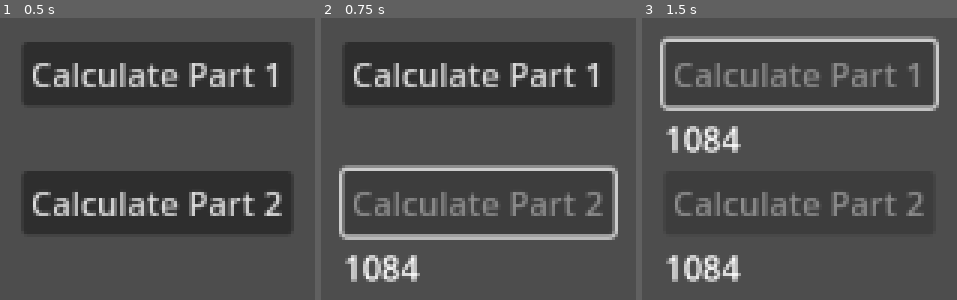
Above: before the commit, frames 1-3 (left to right).
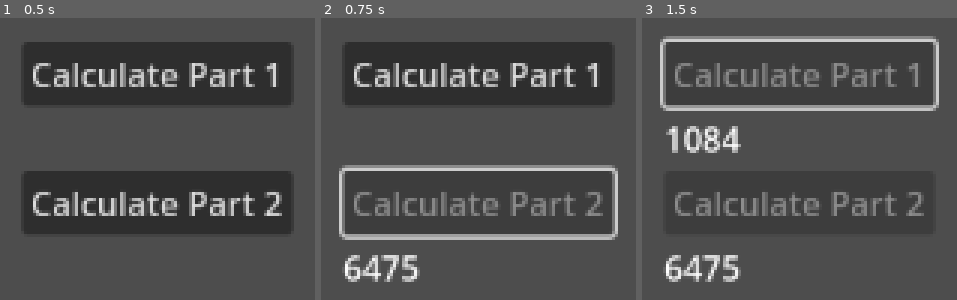
Above: after the commit, the same moments.

Repository: ehj37/Advent-of-Code-2025
Game: Godot game, scene res://day1/day1.tscn
The game is run twice, just before and just after one commit, with the same random seed, the same clock (stepped at 60 frames per second) and the same inputs.
Inputs:
- Up to frame 1 (0.5 s): no input
- Up to frame 2 (0.75 s): click "Calculate Part 2" at 0.5 s
- Up to frame 3 (1.5 s): click "Calculate Part 1" at 1.25 s

Frame 1 is identical in both runs. In frame 2, 1.5% of the frame differs, in the area x 7-32%, y 84-94%; in frame 3, 1.5%.

Commit message:
Day 1 part 2

Diff:
--- a/advent-of-code-2025/day1/day1.gd
+++ b/advent-of-code-2025/day1/day1.gd
@@ -44,7 +44,29 @@
 
 
 func part_two() -> String:
-	return "Implement me!"
+	_parse_input()
+
+	var zero_count := 0
+	var current_position = 50
+	for rotation in _rotations:
+		zero_count += rotation.amount / 100
+
+		var remainder: int
+		match rotation.dir:
+			Rotation.Direction.LEFT:
+				remainder = -rotation.amount % 100
+			Rotation.Direction.RIGHT:
+				remainder = rotation.amount % 100
+
+		if current_position != 0 && remainder != 0:
+			if current_position + remainder > 99:
+				zero_count += 1
+			if current_position + remainder <= 0:
+				zero_count += 1
+
+		current_position = wrap(current_position + remainder, MIN_POSITION, MAX_POSITION + 1)
+
+	return str(zero_count)
 
 
 func _on_button_part_1_pressed():
@@ -56,7 +78,7 @@
 func _on_button_part_2_pressed():
 	button_part_2.disabled = true
 	label_part_2.text = "Calculating…"
-	label_part_2.text = part_one()
+	label_part_2.text = part_two()
 
 
 func _parse_input() -> void:
